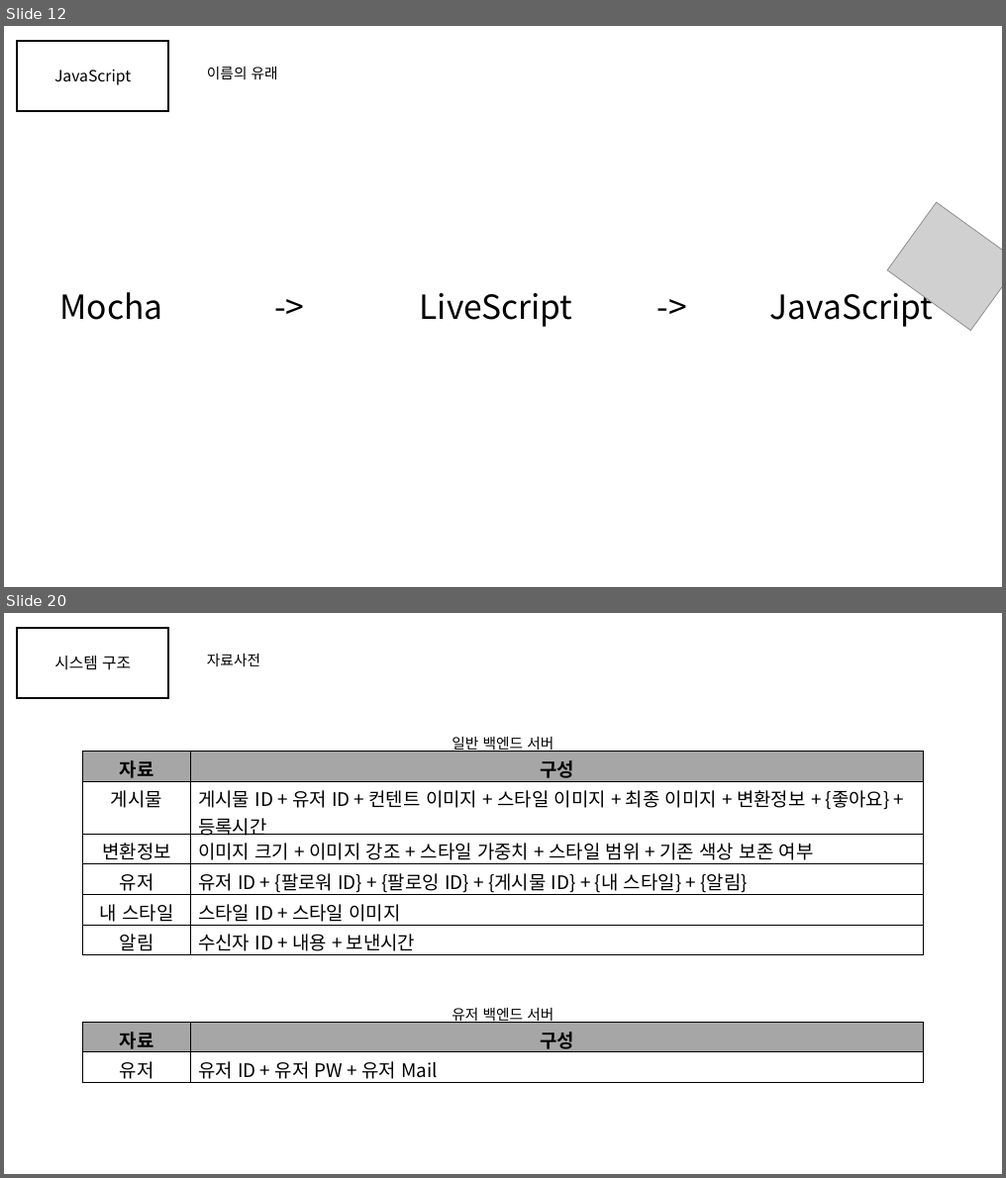
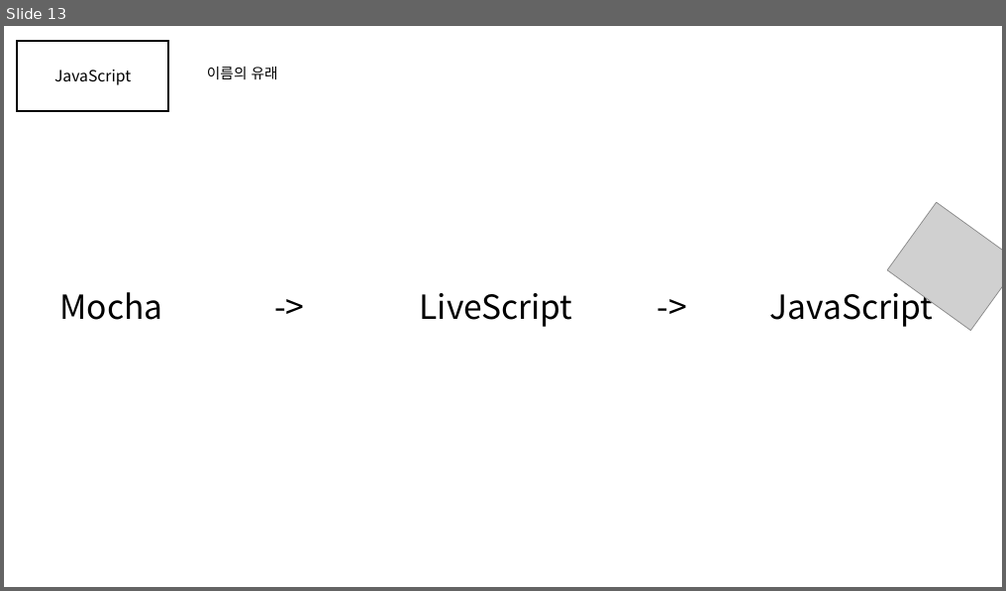
Before and after one commit to gunwoongPark/Seminar, a slide deck: 2020_11_11/세미나1.pptx. Shown one above the other, each under a label of ours: slides 12 and 20 before the commit, slide 13 after it; the slides between them are not shown. The pictures are 1006x1178 and 1006x591 pixels, drawn with LibreOffice and Linux fonts; fonts in the diff are those of the drawing; grey boxes stand for pictures. Boxes give left, top, right and bottom in pixels: in the first picture for what was removed or moved away, otherwise in the second. Text is boxed around its words. In the diff, an @@ line names an element or a change of style, - is before the commit and + after.

```diff
--- a/2020_11_11/세미나1.pptx
+++ b/2020_11_11/세미나1.pptx
@@ slide 20 removed at <box>4,613,1002,1174</box>, background #FFFFFF @@
@@ rectangle removed at <box>17,628,168,697</box> @@
@@ text removed at <box>54,656,131,670</box> @@
-시스템 구조
@@ text removed at <box>207,654,260,666</box> @@
-자료사전
@@ table removed at <box>82,751,924,959</box>, 6 rows, 2 columns @@
-자료 | 구성
-게시물 | 게시물 ID + 유저 ID + 컨텐트 이미지 + 스타일 이미지 + 최종 이미지 + 변환정보 + {좋아요} + 등록시간
-변환정보 | 이미지 크기 + 이미지 강조 + 스타일 가중치 + 스타일 범위 + 기존 색상 보존 여부
-유저 | 유저 ID + {팔로워 ID} + {팔로잉 ID} + {게시물 ID} + {내 스타일} + {알림}
-내 스타일 | 스타일 ID + 스타일 이미지
-알림 | 수신자 ID + 내용 + 보낸시간
@@ text removed at <box>451,737,553,753</box> @@
-일반 백엔드 서버
@@ table removed at <box>82,1023,924,1087</box>, 2 rows, 2 columns @@
-자료 | 구성
-유저 | 유저 ID + 유저 PW + 유저 Mail
@@ text removed at <box>451,1008,553,1024</box> @@
-유저 백엔드 서버
@@ what was slide 12 is now slide 13 @@
```
Also in this commit, not shown: 1 slide changed, 5 slides added, 9 other slides removed.
